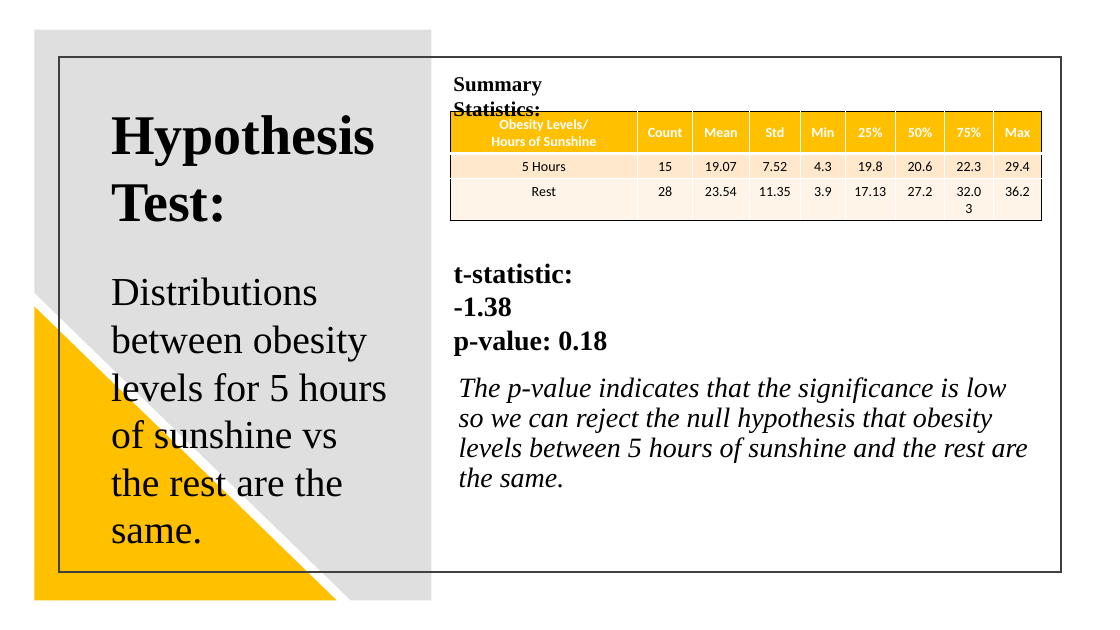
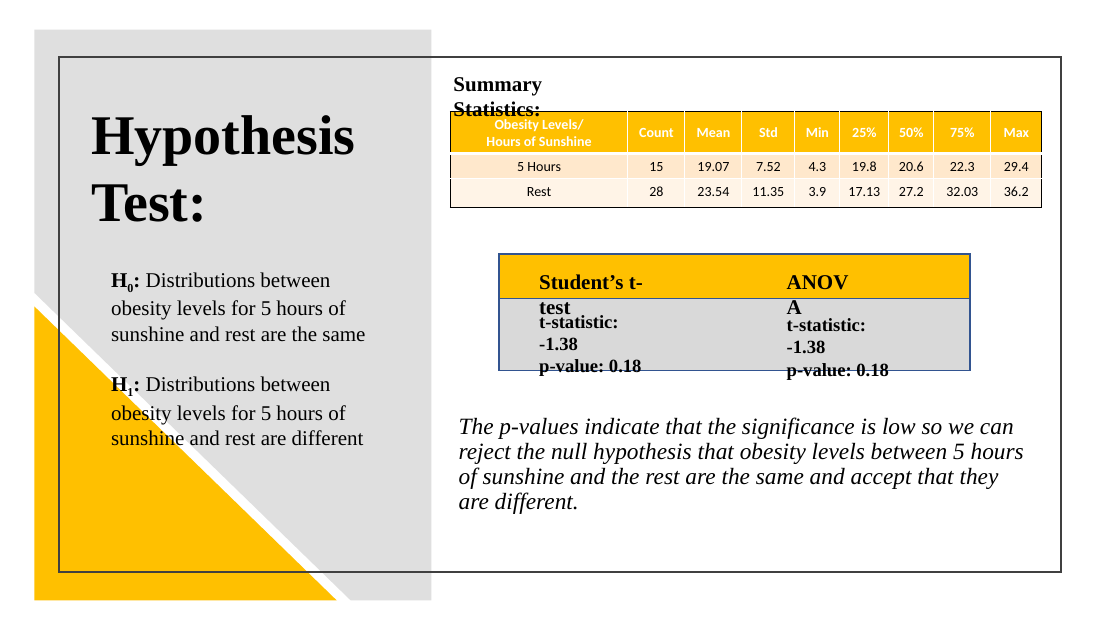
Before and after one commit to catie-williams/bu-dsc, a slide deck: slide 15 of DSC530/Healthiest City/Healthy Lifestyles.pptx. Drawn at 1120x630 pixels with LibreOffice and Linux fonts; fonts in the diff are those of the drawing. Boxes give left, top, right and bottom in pixels: in the first picture for what was removed or moved away, otherwise in the second. Text is boxed around its words. In the diff, an @@ line names an element or a change of style, - is before the commit and + after.

```diff
--- a/DSC530/Healthiest City/Healthy Lifestyles.pptx
+++ b/DSC530/Healthiest City/Healthy Lifestyles.pptx
@@ text "Hypothesis Test:": place and size @@
-text "Hypothesis Test:" at [111,115,375,222]
+text "Hypothesis Test:" at [91,115,355,222]
@@ table: place and size @@
-table at [450,112,1043,221]
+table at [450,112,1044,208]
@@ rectangle added at [499,254,970,371], fill #D9D9D9, outline #325491 1 pt @@
@@ rectangle added at [499,254,970,298], fill #FFC000, outline #325491 1 pt @@
@@ text added at [779,265,870,298], 18 pt, text #000000, bold @@
+ANOVA
@@ text at [111,272,365,450]: text changed; size 34 to 18 pt @@
-Distributions between obesity levels for 5 hours of sunshine vs the rest are the same.
+H0: Distributions between obesity levels for 5 hours of sunshine and rest are the same
+H1: Distributions between obesity levels for 5 hours of sunshine and rest are different
@@ text added at [539,274,643,319], 18 pt, text #000000, bold @@
+Student’s t-test
@@ text "t-statistic: -1.38": place and size @@
-text "t-statistic: -1.38" at [454,263,607,355]
+text "t-statistic: -1.38" at [539,313,642,376]
@@ text "t-statistic: -1.38" at [539,313,642,376]: size 24 to 16 pt @@
@@ text added at [787,318,889,380], 16 pt, text #000000, bold @@
+t-statistic: -1.38
+p-value: 0.18
@@ text at [459,417,1024,514]: text changed; size 24 to 20 pt @@
-The p-value indicates that the significance is low so we can reject the null hypothesis that obesity levels between 5 hours of sunshine and the rest are the same.
+The p-values indicate that the significance is low so we can reject the null hypothesis that obesity levels between 5 hours of sunshine and the rest are the same and accept that they are different.
```
Also in this commit, not shown: 8 other slides changed, 6 other files.
